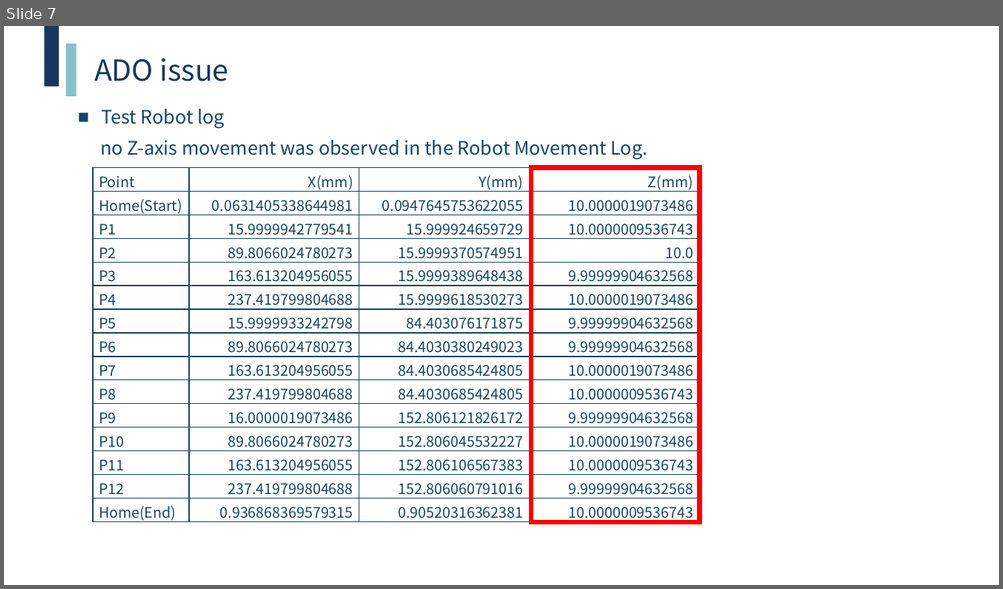
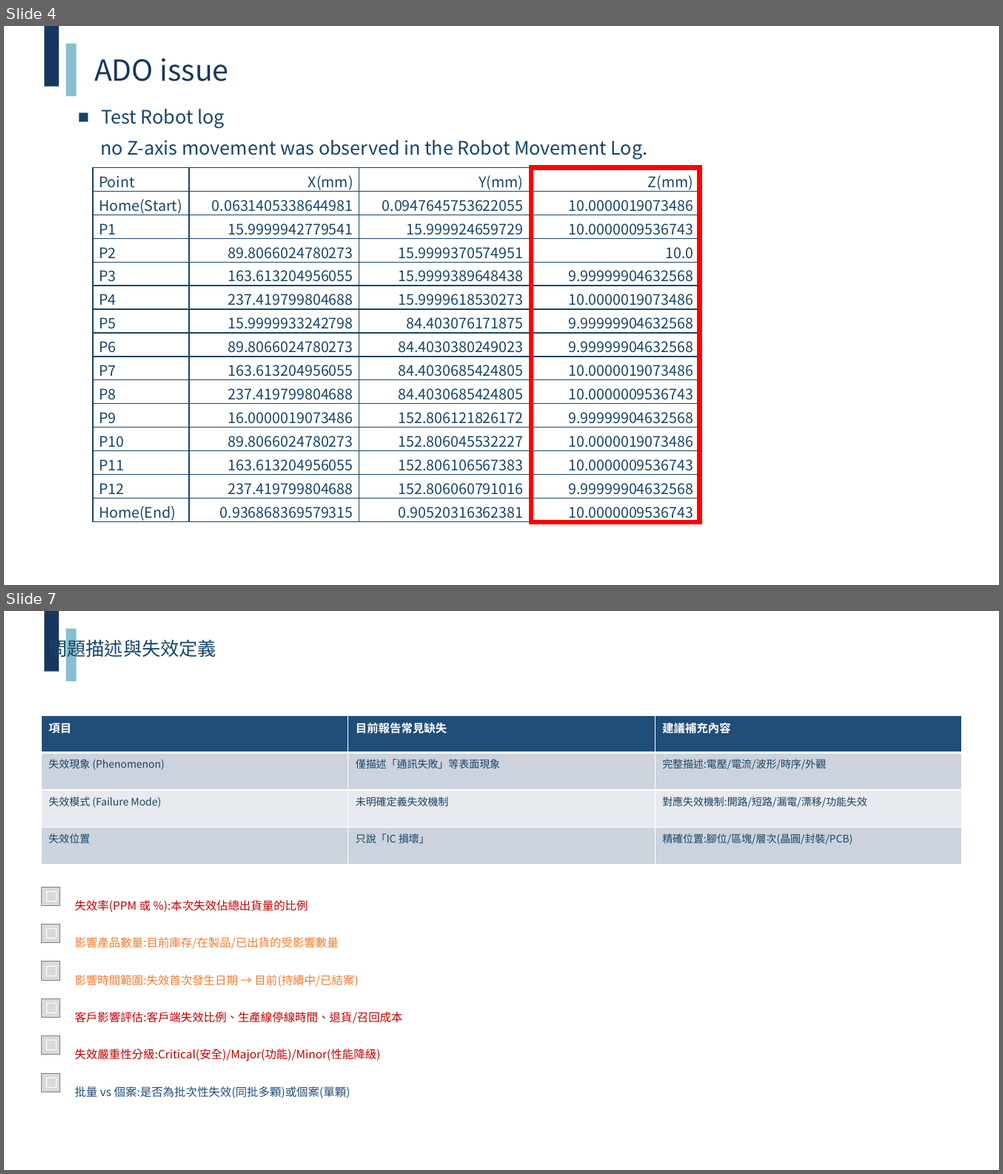
Before and after one commit to kcf7012/fa-report-refactor-root, a slide deck: report/MS_Meishan_ADO_445239_260716_improved.pptx. Shown one above the other, each under a label of ours: slide 7 before the commit, slides 4 and 7 after it; the slides between them are not shown. The pictures are 1003x589 and 1003x1174 pixels, drawn with LibreOffice and Linux fonts; fonts in the diff are those of the drawing; background and template pictures are left out. Boxes give left, top, right and bottom in pixels: in the first picture for what was removed or moved away, otherwise in the second. Text is boxed around its words. In the diff, an @@ line names an element or a change of style, - is before the commit and + after.

Commit message:
fix: 修正批次版面渲染問題(8 張空白頁 → 0)+ LLM 策略評估文檔
詳細修正記錄見 docs/handoff/2026-08-31-batch-eval-rendering-issues-handoff.md § 10。

修正內容:
- 補上 orchestrator 缺失的 4 個 action 分支(原本 silently skip 導致 8 張空白)
- 7 個 improver 加 slide_bounds 動態適應 13.33 in 寬螢幕 pptx
- 修 visual generator Inches 重複套用 bug
- 修 summary.py Executive Summary 座標超界

LLM 策略評估:確認採用純修版 bug(不安用 LLM),理由見 § 6。

統計:
- 原本:8 張空白 / 3 份報告 / 母片保護 100% / 203 測試
- 現在:0 張空白 / 3 份報告 / 母片保護 100% / 210 測試(+7 smoke)

相關 commit (技能包倉庫):
- 略(待下次 commit)

```diff
--- a/report/MS_Meishan_ADO_445239_260716_improved.pptx
+++ b/report/MS_Meishan_ADO_445239_260716_improved.pptx
@@ slide 7 added at (x1=4, y1=611, x2=999, y2=1170), background #FFFFFF; not listed: 2 template elements that a slide beside it also shows @@
@@ text added at (x1=48, y1=636, x2=216, y2=660), 18 pt, text #174567 @@
+問題描述與失效定義
@@ table added at (x1=41, y1=715, x2=962, y2=865), 4 rows, 3 columns @@
+項目 | 目前報告常見缺失 | 建議補充內容
+失效現象 (Phenomenon) | 僅描述「通訊失敗」等表面現象 | 完整描述:電壓/電流/波形/時序/外觀
+失效模式 (Failure Mode) | 未明確定義失效機制 | 對應失效機制:開路/短路/漏電/漂移/功能失效
+失效位置 | 只說「IC 損壞」 | 精確位置:腳位/區塊/層次(晶圓/封裝/PCB)
@@ rectangle added at (x1=41, y1=887, x2=60, y2=906), fill #D9D9D9, outline #808080 0.5 pt, 14 pt, text #FFFFFF, bold @@
+☐
@@ text added at (x1=75, y1=900, x2=308, y2=912), 11 pt, text #C00000 @@
+失效率(PPM 或 %):本次失效佔總出貨量的比例
@@ rectangle added at (x1=41, y1=924, x2=60, y2=943), fill #D9D9D9, outline #808080 0.5 pt, 14 pt, text #FFFFFF, bold @@
+☐
@@ text added at (x1=75, y1=937, x2=338, y2=949), 11 pt, text #ED7D31 @@
+影響產品數量:目前庫存/在製品/已出貨的受影響數量
@@ rectangle added at (x1=41, y1=962, x2=60, y2=980), fill #D9D9D9, outline #808080 0.5 pt, 14 pt, text #FFFFFF, bold @@
+☐
@@ text added at (x1=75, y1=975, x2=358, y2=987), 11 pt, text #ED7D31 @@
+影響時間範圍:失效首次發生日期 → 目前(持續中/已結案)
@@ rectangle added at (x1=41, y1=999, x2=60, y2=1017), fill #D9D9D9, outline #808080 0.5 pt, 14 pt, text #FFFFFF, bold @@
+☐
@@ text added at (x1=75, y1=1012, x2=403, y2=1024), 11 pt, text #C00000 @@
+客戶影響評估:客戶端失效比例、生產線停線時間、退貨/召回成本
@@ rectangle added at (x1=41, y1=1037, x2=60, y2=1055), fill #D9D9D9, outline #808080 0.5 pt, 14 pt, text #FFFFFF, bold @@
+☐
@@ text added at (x1=75, y1=1049, x2=381, y2=1062), 11 pt, text #C00000 @@
+失效嚴重性分級:Critical(安全)/Major(功能)/Minor(性能降級)
@@ rectangle added at (x1=41, y1=1073, x2=60, y2=1092), fill #D9D9D9, outline #808080 0.5 pt, 14 pt, text #FFFFFF, bold @@
+☐
@@ text added at (x1=75, y1=1087, x2=350, y2=1099), 11 pt, text #1F4E79 @@
+批量 vs 個案:是否為批次性失效(同批多顆)或個案(單顆)
@@ what was slide 7 is now slide 4 @@
```
Also in this commit, not shown: 2 slides changed, 9 other slides added, 2 slides removed, 5 other files.
